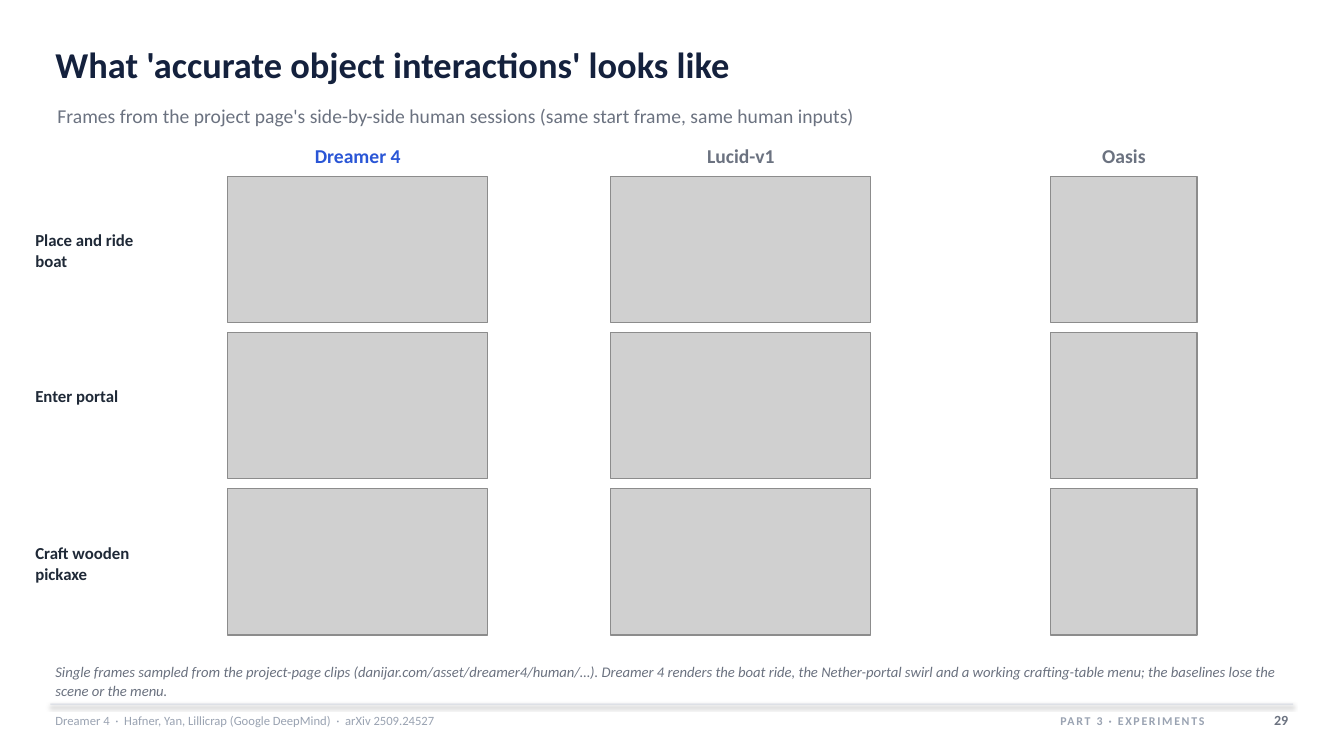
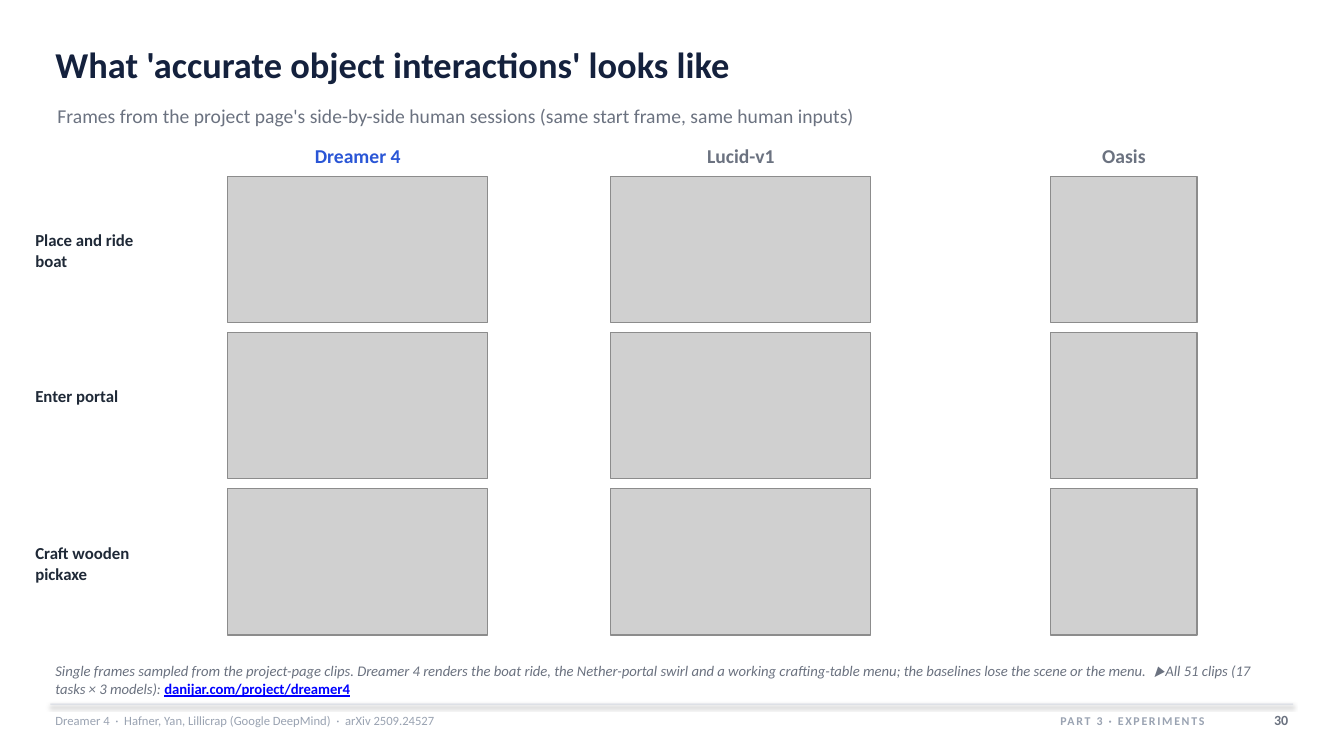
Before and after one commit to HarmannBitte/Dreamer-4, a slide deck: slide 30 of presentation/Dreamer4_Deep_Dive.pptx (slide 29 before the commit). Drawn at 1344x756 pixels with LibreOffice and Linux fonts; fonts in the diff are those of the drawing; grey boxes stand for pictures. Boxes give left, top, right and bottom in pixels: in the first picture for what was removed or moved away, otherwise in the second. Text is boxed around its words. In the diff, an @@ line names an element or a change of style, - is before the commit and + after.

```diff
--- a/presentation/Dreamer4_Deep_Dive.pptx
+++ b/presentation/Dreamer4_Deep_Dive.pptx
@@ text at (55, 665, 1250, 697): text changed @@
-Single frames sampled from the project-page clips (danijar.com/asset/dreamer4/human/…). Dreamer 4 renders the boat ride, the Nether-portal swirl and a working crafting-table menu; the baselines lose the scene or the menu.
+Single frames sampled from the project-page clips. Dreamer 4 renders the boat ride, the Nether-portal swirl and a working crafting-table menu; the baselines lose the scene or the menu. ▶ All 51 clips (17 tasks × 3 models): danijar.com/project/dreamer4
@@ text at (1274, 716, 1288, 725): text changed @@
-29
+30
```
Also in this commit, not shown: 45 other slides changed, 1 slide added, 10 other files.
